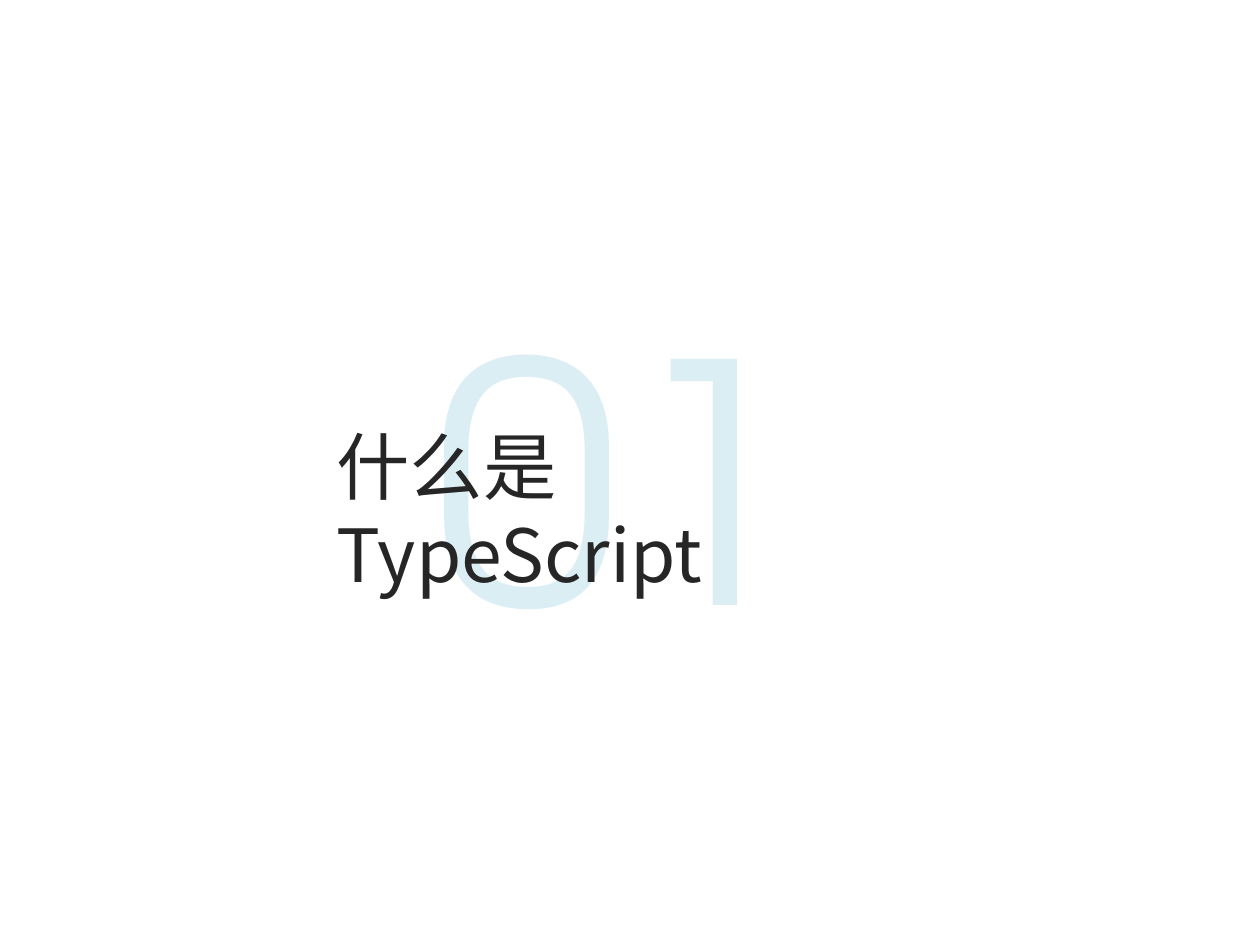
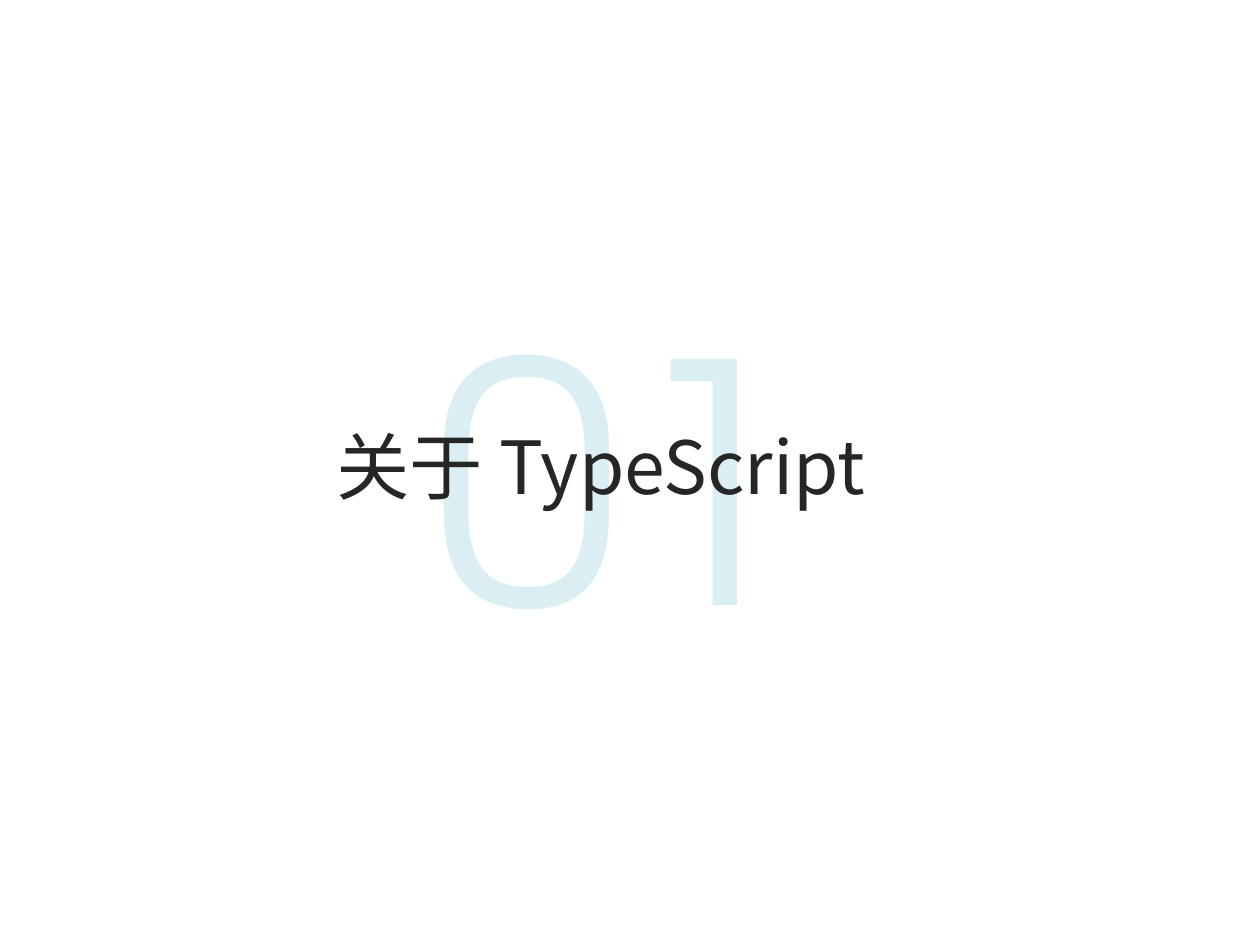
Before and after one commit to life0727/blog, a slide deck: slide 3 of ppt/typescript1.pptx. Drawn at 1260x944 pixels with LibreOffice and Linux fonts; fonts in the diff are those of the drawing; background and template pictures are left out. Boxes give left, top, right and bottom in pixels: in the first picture for what was removed or moved away, otherwise in the second. Text is boxed around its words. In the diff, an @@ line names an element or a change of style, - is before the commit and + after.

```diff
--- a/ppt/typescript1.pptx
+++ b/ppt/typescript1.pptx
@@ text at bbox=[337, 433, 865, 511]: text changed @@
-什么是 TypeScript
+关于 TypeScript
```
Also in this commit, not shown: 2 other slides changed, 7 slides removed, 2 other files.
